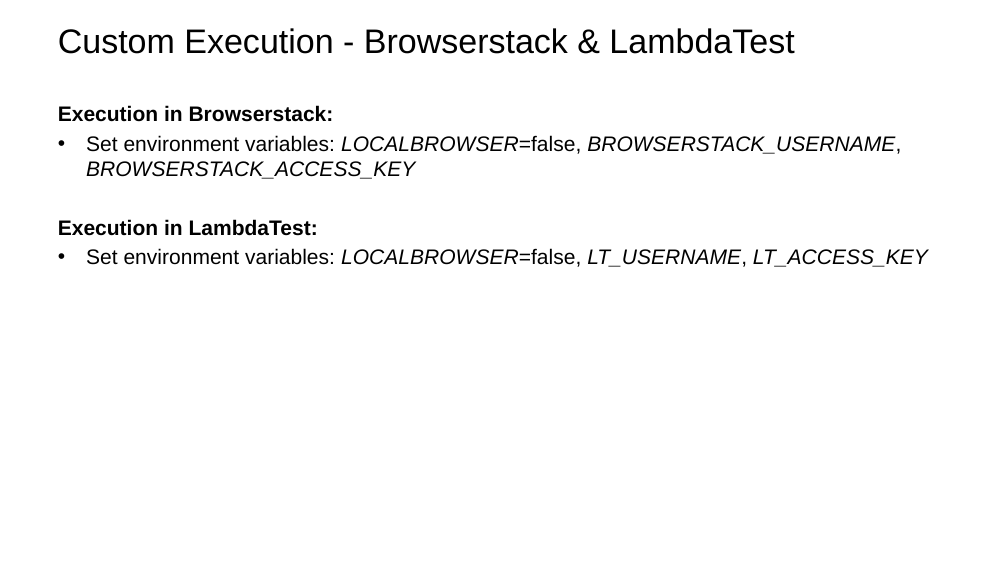
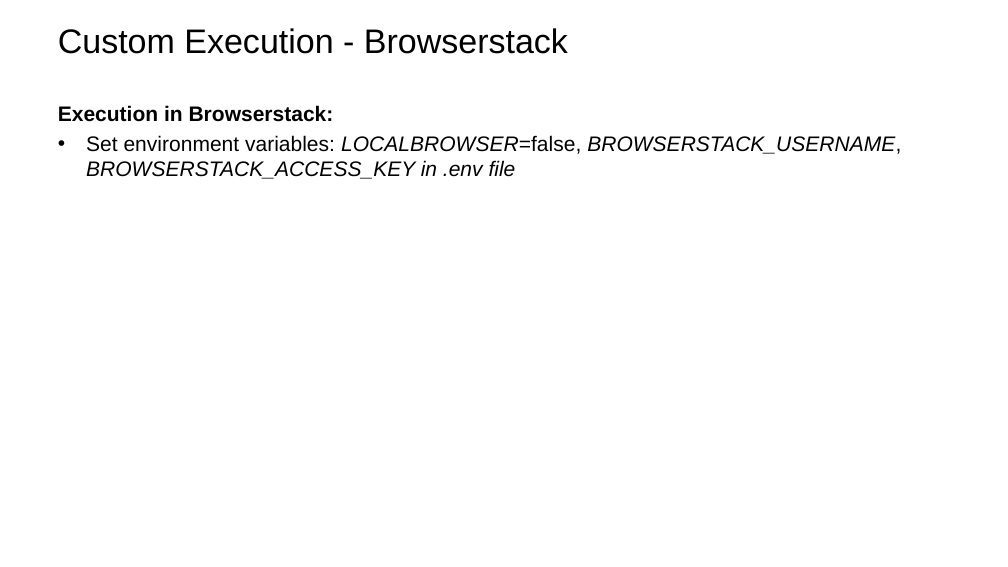
Before and after one commit to PrudhviRajMukiri23/Polestar-Assignment, a slide deck: slide 8 of Playwright_framework.pptx. Drawn at 1008x567 pixels with LibreOffice and Linux fonts; fonts in the diff are those of the drawing; background and template pictures are left out. Boxes give left, top, right and bottom in pixels: in the first picture for what was removed or moved away, otherwise in the second. Text is boxed around its words. In the diff, an @@ line names an element or a change of style, - is before the commit and + after.

Commit message:
fix: modified the ppt

```diff
--- a/Playwright_framework.pptx
+++ b/Playwright_framework.pptx
@@ title at (58,28,568,54): text changed @@
-Custom Execution - Browserstack & LambdaTest
+Custom Execution - Browserstack
@@ text at (86,135,901,179): text changed @@
-• Set environment variables: LOCALBROWSER=false, BROWSERSTACK_USERNAME, BROWSERSTACK_ACCESS_KEY
-Execution in LambdaTest:
-• Set environment variables: LOCALBROWSER=false, LT_USERNAME, LT_ACCESS_KEY
+• Set environment variables: LOCALBROWSER=false, BROWSERSTACK_USERNAME, BROWSERSTACK_ACCESS_KEY in .env file
```
Also in this commit, not shown: 1 other slide changed.
